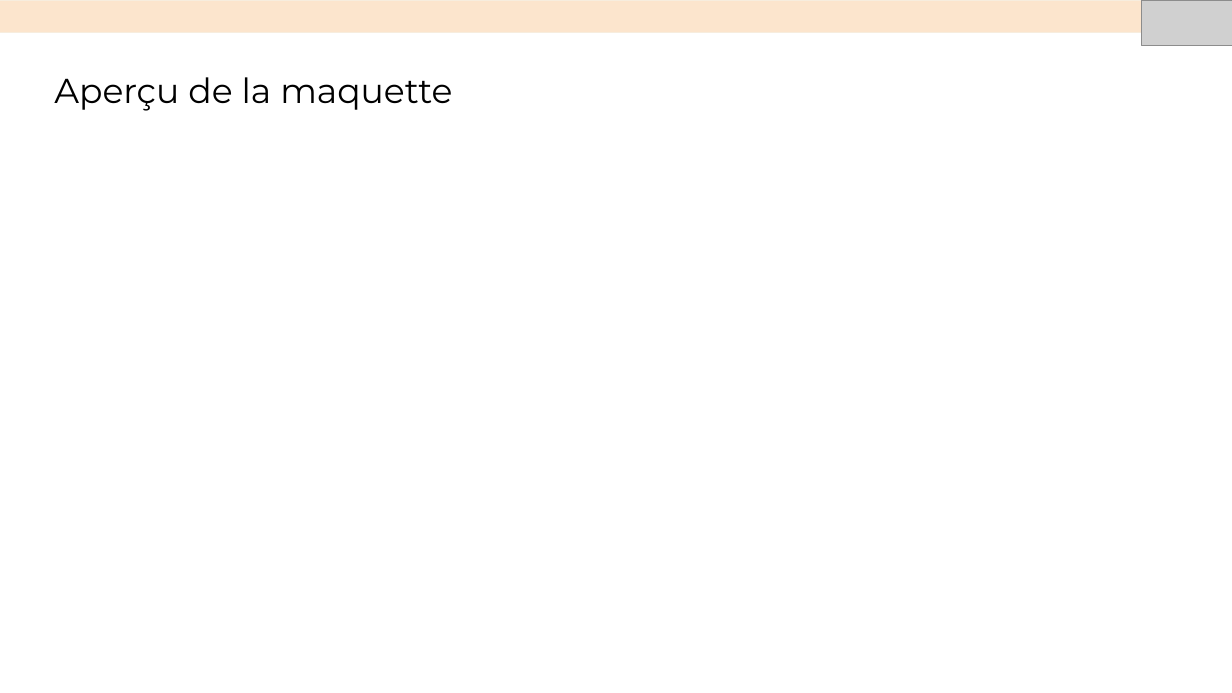
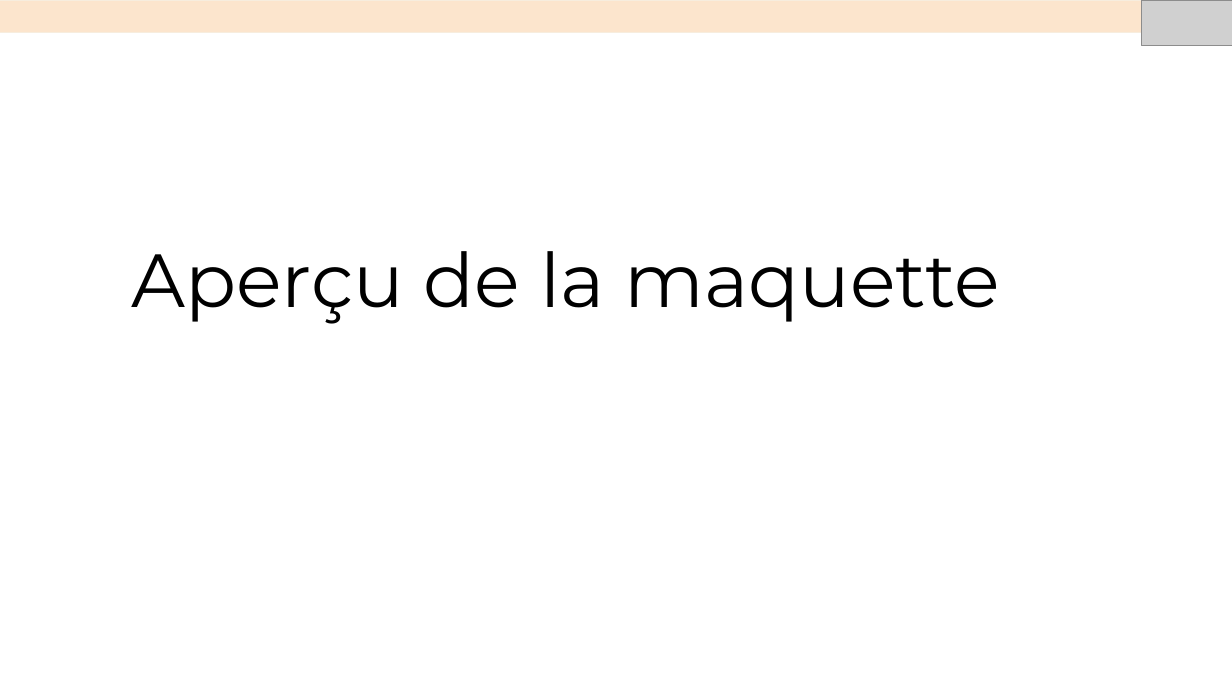
Before and after one commit to Nasus-Stackman/Projet7, a slide deck: slide 4 of Présentation.odp. Drawn at 1232x693 pixels with LibreOffice and Linux fonts; fonts in the diff are those of the drawing; grey boxes stand for pictures. Boxes give left, top, right and bottom in pixels: in the first picture for what was removed or moved away, otherwise in the second. Text is boxed around its words. In the diff, an @@ line names an element or a change of style, - is before the commit and + after.

```diff
--- a/Présentation.odp
+++ b/Présentation.odp
@@ title "Aperçu de la maquette": place and size @@
-title "Aperçu de la maquette" at <box>54,77,452,111</box>
+title "Aperçu de la maquette" at <box>131,251,1000,324</box>
@@ title "Aperçu de la maquette" at <box>131,251,1000,324</box>: size 20.2 to 44 pt @@
```
Also in this commit, not shown: 7 other slides changed, 7 slides added, 2 slides removed, 3 other files.
